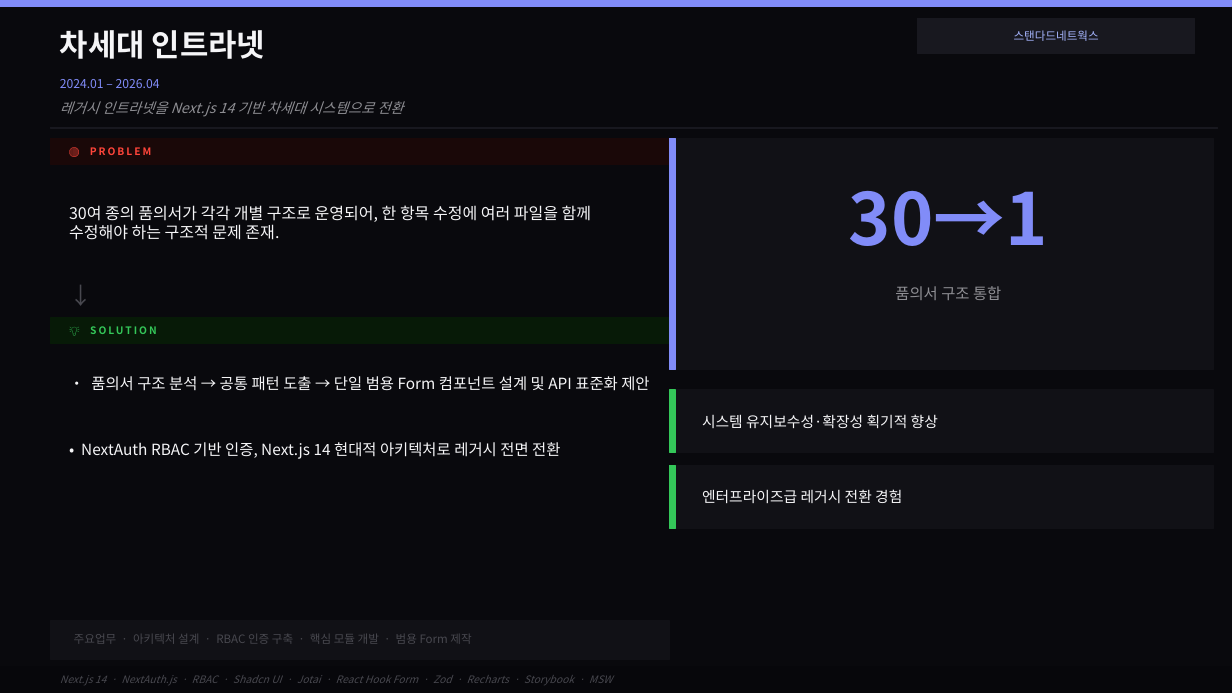
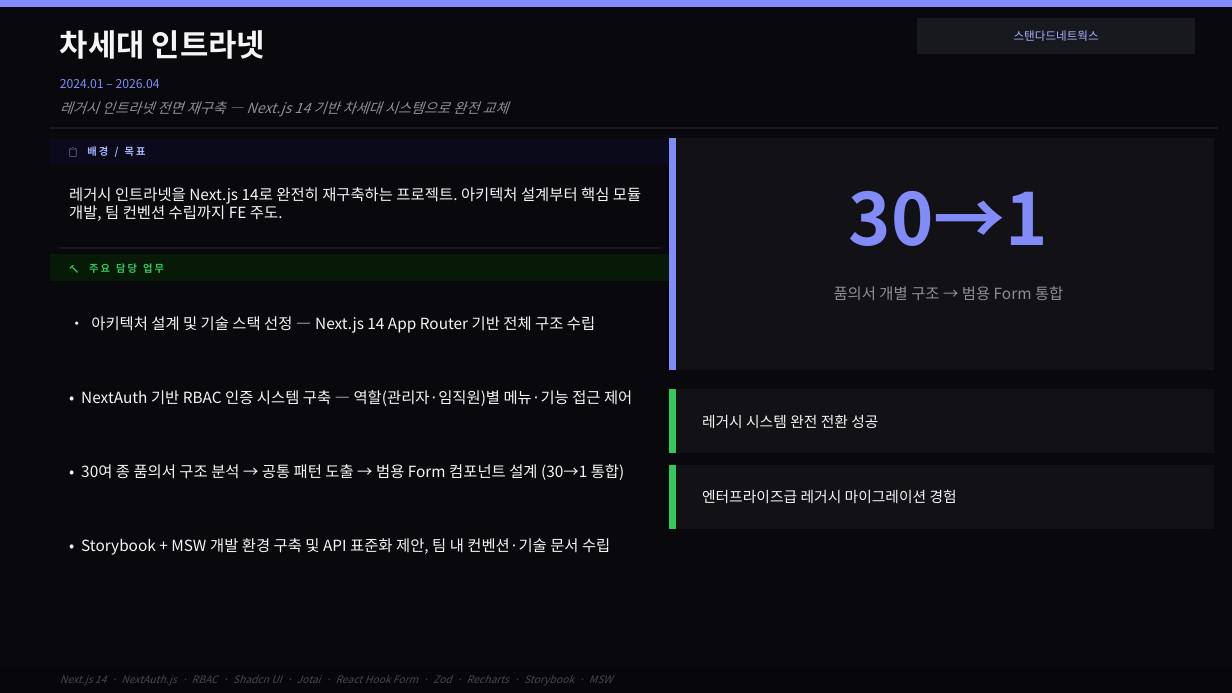
Before and after one commit to jinwonnnnnnn/jinwon-portfolio, a slide deck: slide 8 of apps/web/public/portfolio.pptx. Drawn at 1232x693 pixels with LibreOffice and Linux fonts; fonts in the diff are those of the drawing. Boxes give left, top, right and bottom in pixels: in the first picture for what was removed or moved away, otherwise in the second. Text is boxed around its words. In the diff, an @@ line names an element or a change of style, - is before the commit and + after.

```diff
--- a/apps/web/public/portfolio.pptx
+++ b/apps/web/public/portfolio.pptx
@@ text at <box>60,101,508,117</box>: text changed @@
-레거시 인트라넷을 Next.js 14 기반 차세대 시스템으로 전환
+레거시 인트라넷 전면 재구축 — Next.js 14 기반 차세대 시스템으로 완전 교체
@@ rectangle at <box>51,139,670,165</box>: fill #1A0808 to #0A0A1A; outline #1A0808 1 pt to #0A0A1A 1 pt @@
@@ text at <box>87,146,146,156</box>: text changed; text colour #FF453A to #A5B4FC @@
-🔴 PROBLEM
+📋 배경 / 목표
@@ text at <box>69,187,641,221</box>: text changed; size 12.5 to 12 pt @@
-30여 종의 품의서가 각각 개별 구조로 운영되어, 한 항목 수정에 여러 파일을 함께 수정해야 하는 구조적 문제 존재.
+레거시 인트라넷을 Next.js 14로 완전히 재구축하는 프로젝트. 아키텍처 설계부터 핵심 모듈 개발, 팀 컨벤션 수립까지 FE 주도.
@@ rectangle: place and size @@
-rectangle at <box>51,318,670,344</box>
+rectangle at <box>51,255,670,281</box>
@@ rectangle added at <box>60,248,661,249</box>, fill #18181F, outline #18181F 1 pt @@
@@ text at <box>89,263,164,273</box>: text changed @@
-💡 SOLUTION
+🔨 주요 담당 업무
@@ text removed at <box>60,279,97,312</box> @@
-↓
@@ text at <box>834,286,1063,300</box>: text changed @@
-품의서 구조 통합
+품의서 개별 구조 → 범용 Form 통합
@@ text added at <box>91,316,595,333</box>, 12 pt, text #F5F5F7 @@
+• 아키텍처 설계 및 기술 스택 선정 — Next.js 14 App Router 기반 전체 구조 수립
@@ text at <box>81,390,632,406</box>: text changed @@
-• NextAuth RBAC 기반 인증, Next.js 14 현대적 아키텍처로 레거시 전면 전환
+• NextAuth 기반 RBAC 인증 시스템 구축 — 역할(관리자·임직원)별 메뉴·기능 접근 제어
@@ text at <box>702,414,878,428</box>: text changed @@
-시스템 유지보수성·확장성 획기적 향상
+레거시 시스템 완전 전환 성공
@@ text at <box>81,464,625,480</box>: text changed @@
-• 품의서 구조 분석 → 공통 패턴 도출 → 단일 범용 Form 컴포넌트 설계 및 API 표준화 제안
+• 30여 종 품의서 구조 분석 → 공통 패턴 도출 → 범용 Form 컴포넌트 설계 (30→1 통합)
@@ text at <box>702,489,957,503</box>: text changed @@
-엔터프라이즈급 레거시 전환 경험
+엔터프라이즈급 레거시 마이그레이션 경험
@@ text at <box>81,538,610,555</box>: text changed; size 9 to 12 pt; text colour #48484F to #F5F5F7 @@
-주요업무 · 아키텍처 설계 · RBAC 인증 구축 · 핵심 모듈 개발 · 범용 Form 제작
+• Storybook + MSW 개발 환경 구축 및 API 표준화 제안, 팀 내 컨벤션·기술 문서 수립
@@ rectangle removed at <box>51,621,670,660</box> @@
```
Also in this commit, not shown: 5 other slides changed, 1 other file.
